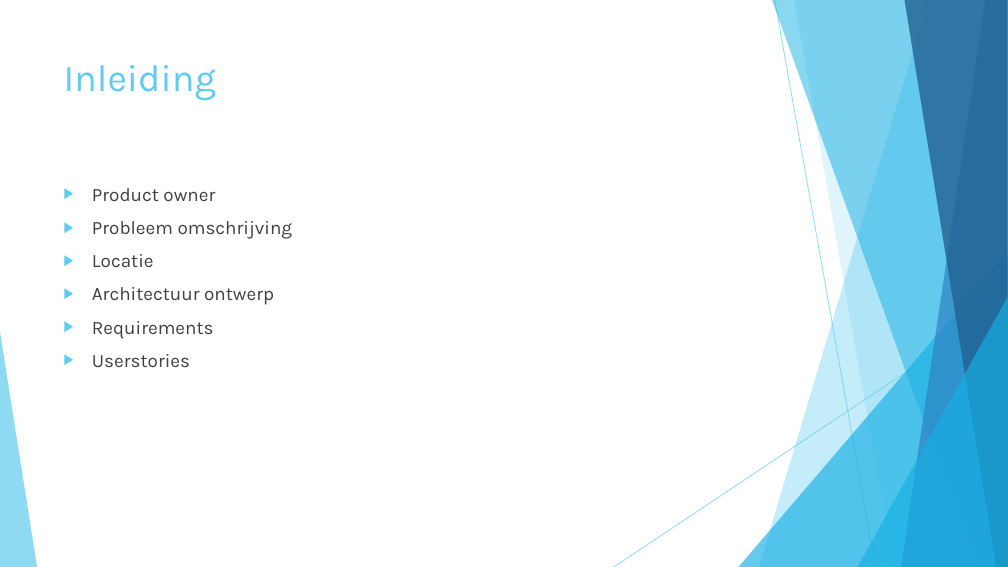
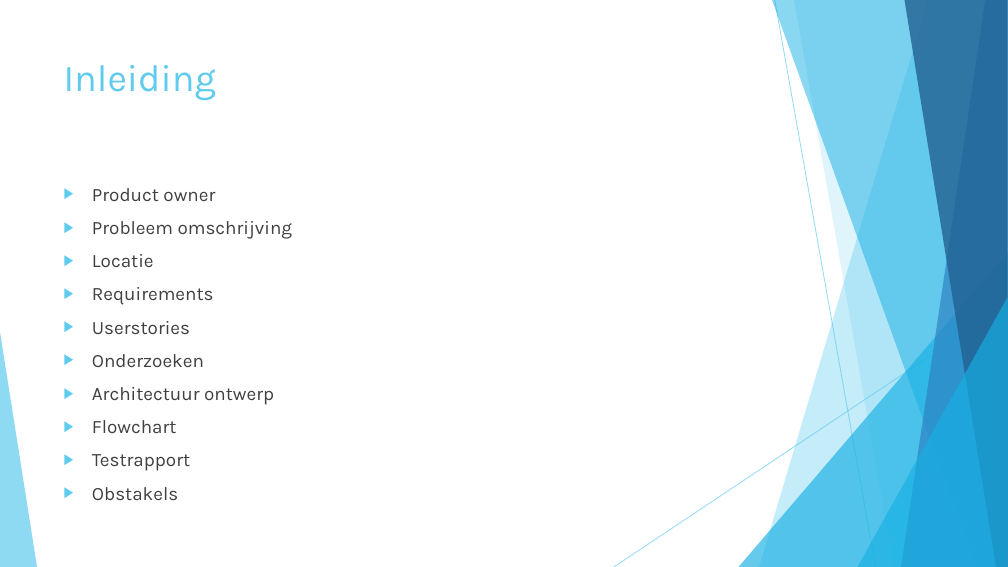
Before and after one commit to merelvdleeden/plastic_vanger, a slide deck: slide 2 of documentatie/scrum presentaties/50% presentatie.pptx. Drawn at 1008x567 pixels with LibreOffice and Linux fonts; fonts in the diff are those of the drawing. Boxes give left, top, right and bottom in pixels: in the first picture for what was removed or moved away, otherwise in the second. Text is boxed around its words. In the diff, an @@ line names an element or a change of style, - is before the commit and + after.

```diff
--- a/documentatie/scrum presentaties/50% presentatie.pptx
+++ b/documentatie/scrum presentaties/50% presentatie.pptx
@@ text at (92,287,274,305): paragraph removed @@
-▶ Architectuur ontwerp
@@ text at (92,354,274,500): paragraphs added @@
+▶ Onderzoeken
+▶ Architectuur ontwerp
+▶ Flowchart
+▶ Testrapport
+▶ Obstakels
```
Also in this commit, not shown: 2 other slides changed, 9 slides added.
